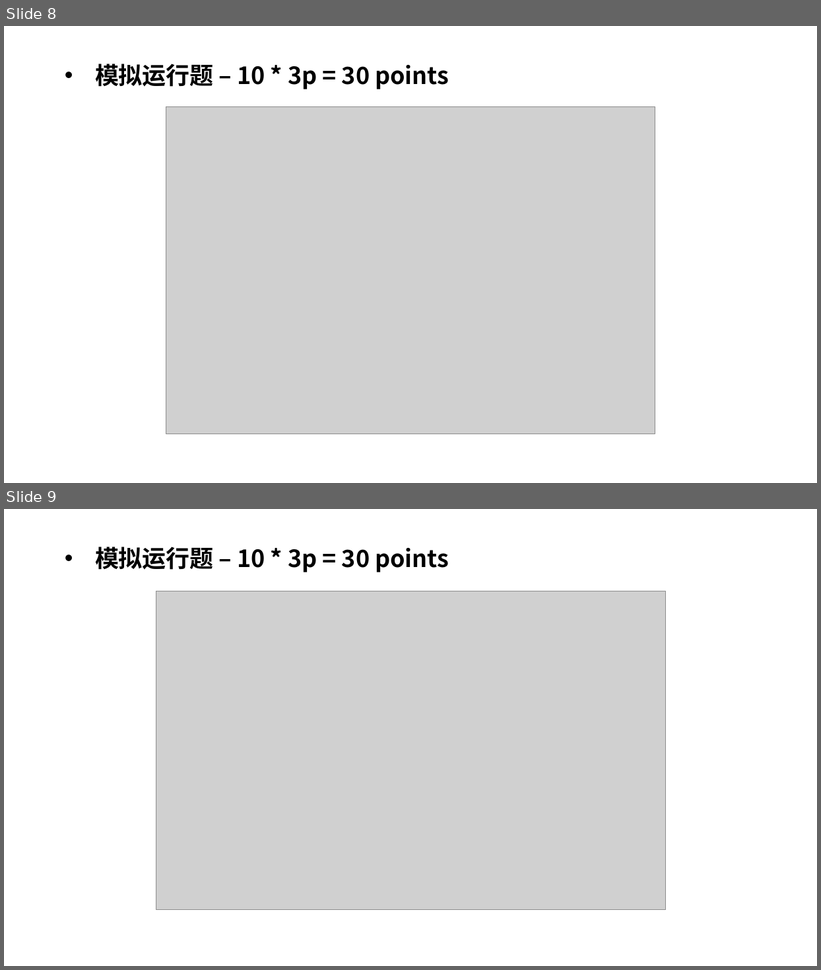
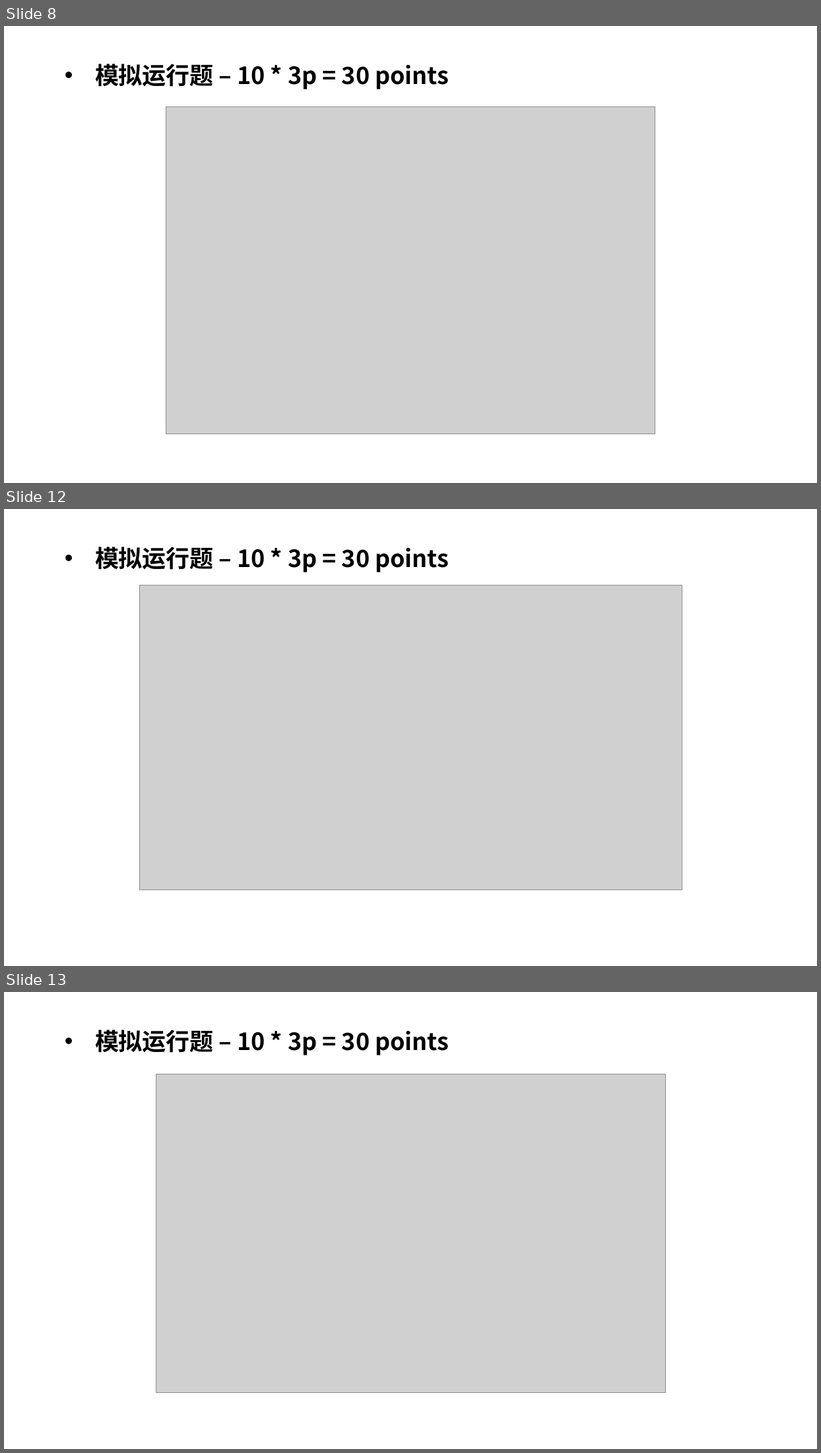
Before and after one commit to Ray0v0/CS109_Teaching, a slide deck: ppt/Java期末复习.pptx. Shown one above the other, each under a label of ours: slides 8 and 9 before the commit, slides 8, 12 and 13 after it; the slides between them are not shown. The pictures are 821x970 and 821x1453 pixels, drawn with LibreOffice and Linux fonts; fonts in the diff are those of the drawing; grey boxes stand for pictures. Boxes give left, top, right and bottom in pixels: in the first picture for what was removed or moved away, otherwise in the second. Text is boxed around its words. In the diff, an @@ line names an element or a change of style, - is before the commit and + after.

```diff
--- a/ppt/Java期末复习.pptx
+++ b/ppt/Java期末复习.pptx
@@ slide 12 added at (4,509,817,966), background #FFFFFF @@
@@ text added at (95,547,449,572), 28 pt, text #000000, bold @@
+• 模拟运行题 – 10 * 3p = 30 points
@@ picture added at (139,586,682,890) @@
@@ what was slide 9 is now slide 13 @@
```
Also in this commit, not shown: 3 other slides added, 1 other file.
